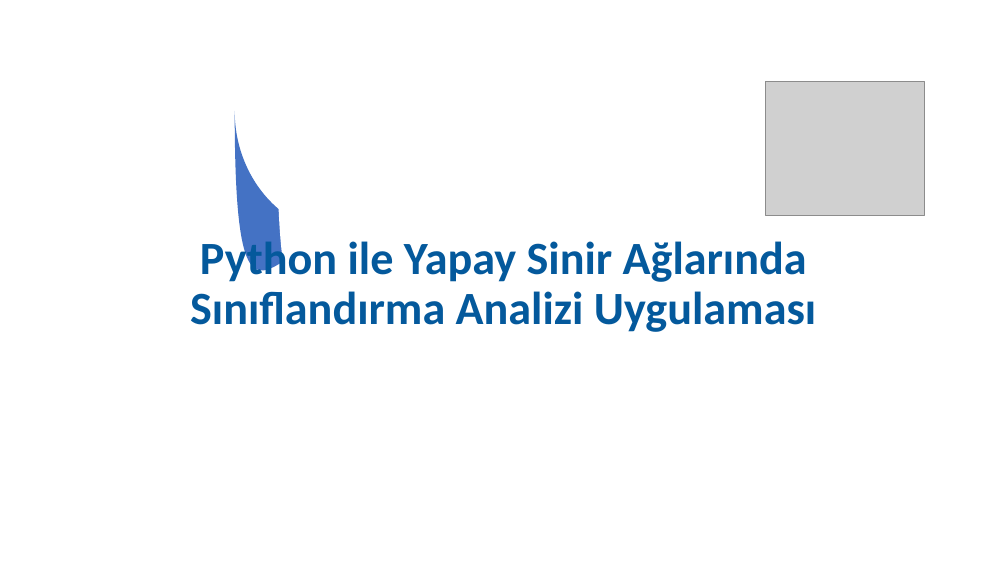
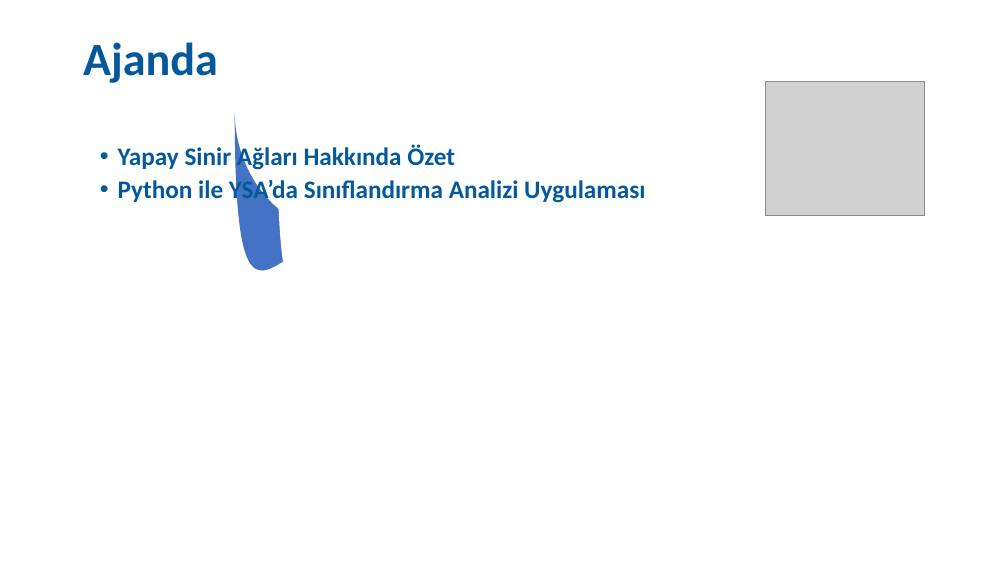
Before and after one commit to SevdanurGENC/Artificial-Neural-Networks-Lecture-Notes, a slide deck: slide 2 of Notes/04. Bolum - Yapay Sinir Aglari.ppt. Drawn at 1008x567 pixels with LibreOffice and Linux fonts; fonts in the diff are those of the drawing; grey boxes stand for pictures. Boxes give left, top, right and bottom in pixels: in the first picture for what was removed or moved away, otherwise in the second. Text is boxed around its words. In the diff, an @@ line names an element or a change of style, - is before the commit and + after.

```diff
--- a/Notes/04. Bolum - Yapay Sinir Aglari.ppt
+++ b/Notes/04. Bolum - Yapay Sinir Aglari.ppt
@@ title added at [83,42,218,83], 44 pt, text #04599C, bold @@
+Ajanda
@@ text at [118,145,645,204]: text changed; size 44 to 24 pt @@
-Python ile Yapay Sinir Ağlarında Sınıflandırma Analizi Uygulaması
+  • Yapay Sinir Ağları Hakkında Özet
+  • Python ile YSA’da Sınıflandırma Analizi Uygulaması
```
Also in this commit, not shown: 18 slides added, 18 slides removed, 3 other files.
